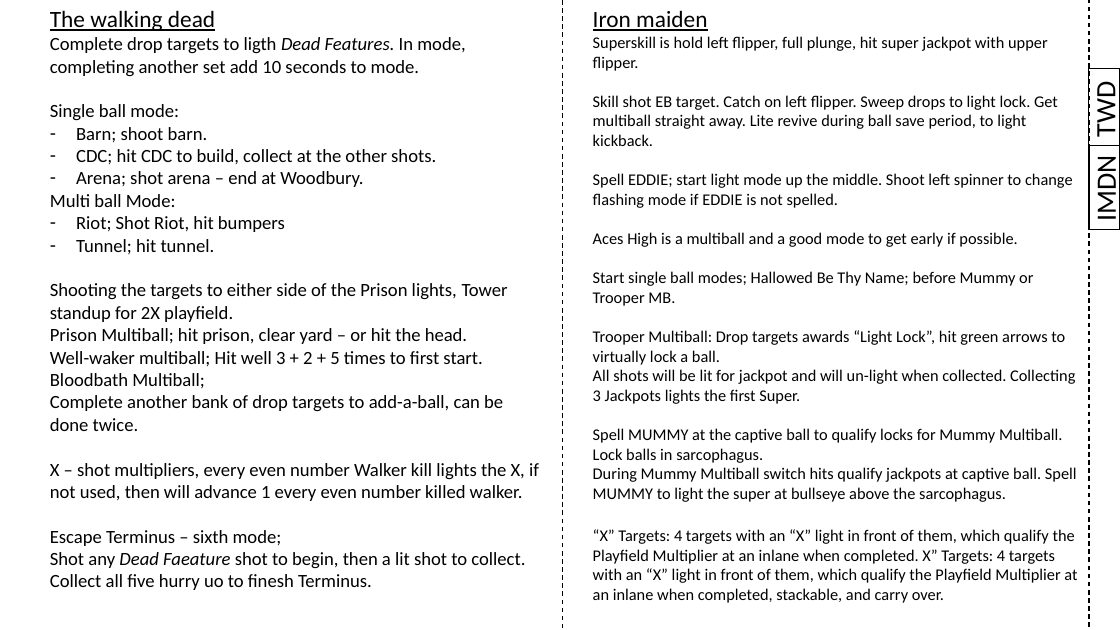
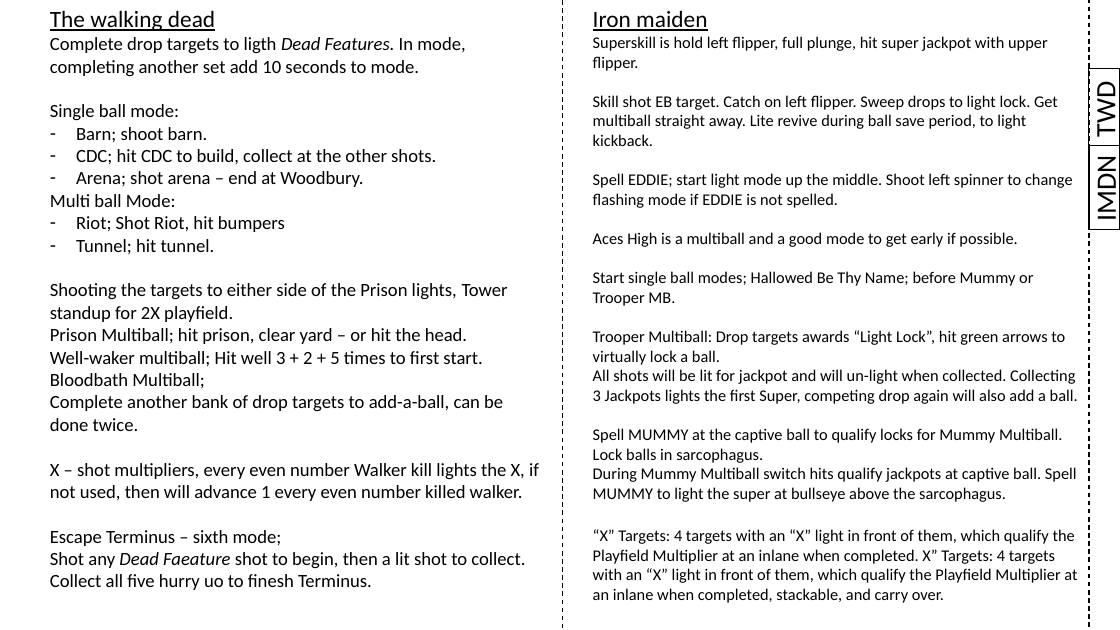
Before and after one commit to karstenbolge/PB, a slide deck: slide 2 of PB.pptx. Drawn at 1120x630 pixels with LibreOffice and Linux fonts; fonts in the diff are those of the drawing. Boxes give left, top, right and bottom in pixels: in the first picture for what was removed or moved away, otherwise in the second. Text is boxed around its words. In the diff, an @@ line names an element or a change of style, - is before the commit and + after.

Commit message:
add

```diff
--- a/PB.pptx
+++ b/PB.pptx
@@ text at (593,369,1078,404): text changed @@
-All shots will be lit for jackpot and will un-light when collected. Collecting 3 Jackpots lights the first Super.
+All shots will be lit for jackpot and will un-light when collected. Collecting 3 Jackpots lights the first Super, competing drop again will also add a ball.
```
